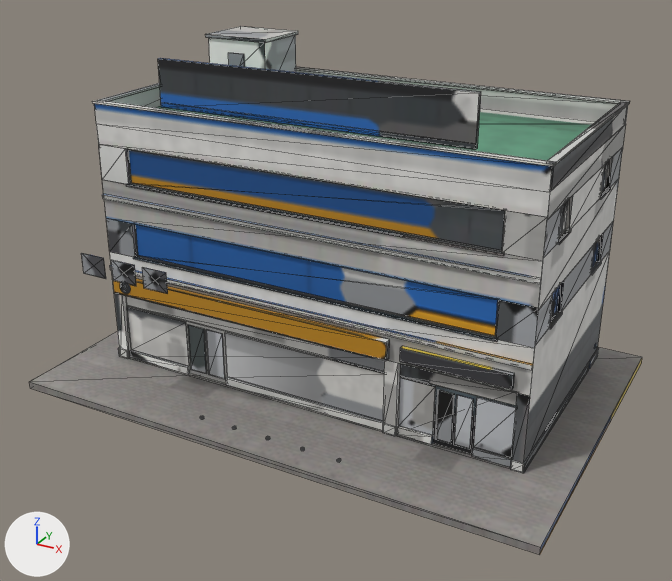
A saved change to the FBX model cs2_ilsan/CS2Assets/IlsanMGBank/IlsanMGBank_LOD2.fbx.
Camera for both pictures: a 50 mm camera at (18.2, -33.8, 20.9) aimed at (0.2, -1.1, 4.5). Arrows for +X, +Y and +Z are at lower left; the lights stay in place. The older version comes first. Mesh edges are drawn as thin lines. Where no turn or scale is listed for an object, it has been applied to the vertices.

Script lines for the objects in view, before the commit:
```python
me_ilsanmgbank_lod2 = bpy.data.meshes.new('IlsanMGBank_LOD2')
me_ilsanmgbank_lod2.from_pydata(...)  # 1118 vertices, 1690 faces; spans x -11.9..11.9, y -7.9..8.0, z -0.3..14.2
me_ilsanmgbank_lod2.materials.append(mat_ilsanmgbank)
ob_ilsanmgbank_lod2 = bpy.data.objects.new('IlsanMGBank_LOD2', me_ilsanmgbank_lod2)
ob_ilsanmgbank_lod2.location = (0.0, 0.0, 0.0)
```
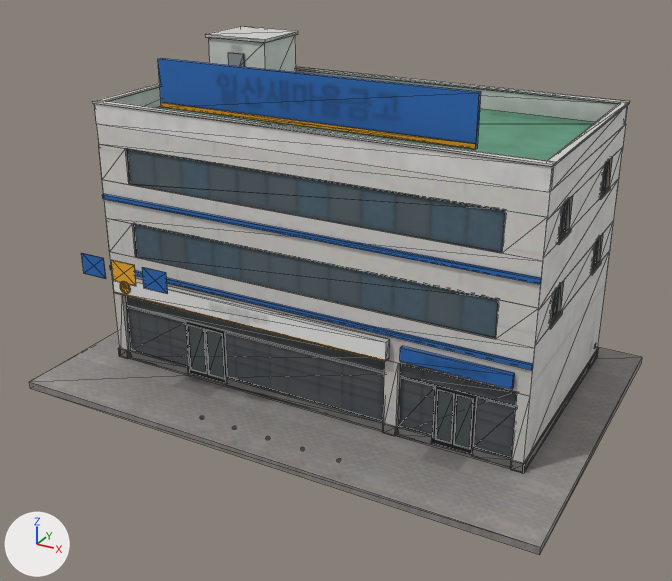
What the commit changed:
me_ilsanmgbank_lod2 is used by ob_ilsanmgbank_lod2; location (0.0, 0.0, 0.0).
me_ilsanmgbank_lod2 had 1118 vertices, 1690 faces and spanned x -11.9..11.9, y -7.9..8.0, z -0.3..14.2.
me_ilsanmgbank_lod2 now has 1094 vertices, 1650 faces and spans x -11.9..11.9, y -7.9..8.0, z -0.3..14.2.
me_ilsanmgbank_lod2 part 1: the loose piece of 8 vertices spanning x -8.4..8.4, y -3.9..-3.8, z 8.9..10.3 is rebuilt with 4 vertices and now spans x -8.5..8.5, y -3.9, z 8.8..10.4.
me_ilsanmgbank_lod2 part 2: the loose piece of 8 vertices spanning x -8.6..8.6, y -4.1..-3.9, z 5.3..5.4 is rebuilt with 4 vertices and now spans x -8.5..8.5, y -3.9, z 5.4..7.0.
me_ilsanmgbank_lod2 part 3: the loose piece of 8 vertices spanning x -8.6..8.6, y -4.1..-3.9, z 8.7..8.8 is deleted.
me_ilsanmgbank_lod2 part 4: the loose piece of 8 vertices spanning x -8.4..8.4, y -3.9..-3.8, z 5.5..6.9 is deleted.
Part 5, on me_ilsanmgbank_lod2:
30 faces are deleted.
30 new faces join them.
me_ilsanmgbank_lod2 part 6: 1567 kept faces spanning x -11.9..11.9, y -7.9..8.0, z -0.3..14.2 get new texture (UV) coordinates.
Other edits to the shape of me_ilsanmgbank_lod2 do not show in these pictures.

Where the change shows, as pixel boxes [x1, y1, x2, y2] in the pictures (672 x 581 px; the box of a moved part takes in the faces that stretch with it):
part 1 of me_ilsanmgbank_lod2, rebuilt: before [129, 150, 505, 250]; after [127, 149, 505, 252]
part 2 of me_ilsanmgbank_lod2, rebuilt (32% taller): before [133, 256, 497, 342]; after [134, 224, 498, 338]
part 3 of me_ilsanmgbank_lod2, deleted: before [126, 184, 504, 256]
part 4 of me_ilsanmgbank_lod2, deleted (blue): before [135, 224, 498, 336]
part 5 of me_ilsanmgbank_lod2, moved or reshaped: [120, 283, 130, 293] in both
part 6 of me_ilsanmgbank_lod2, surface changed: [81, 26, 642, 554] in both
